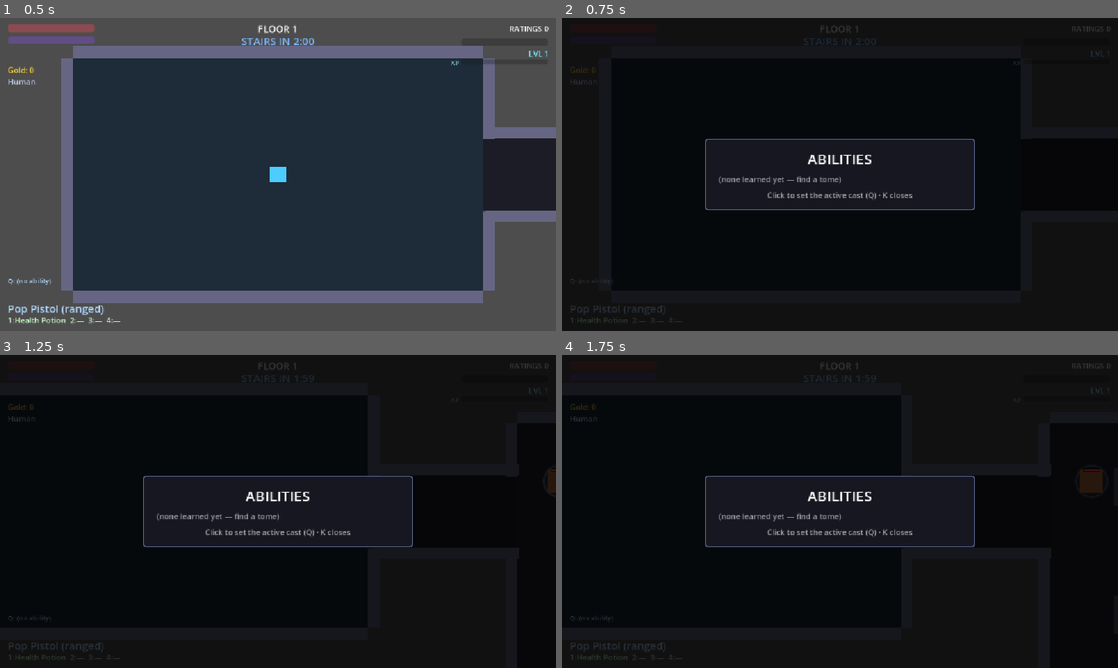
Above: before the commit, frames 1-4 (two rows, left to right).
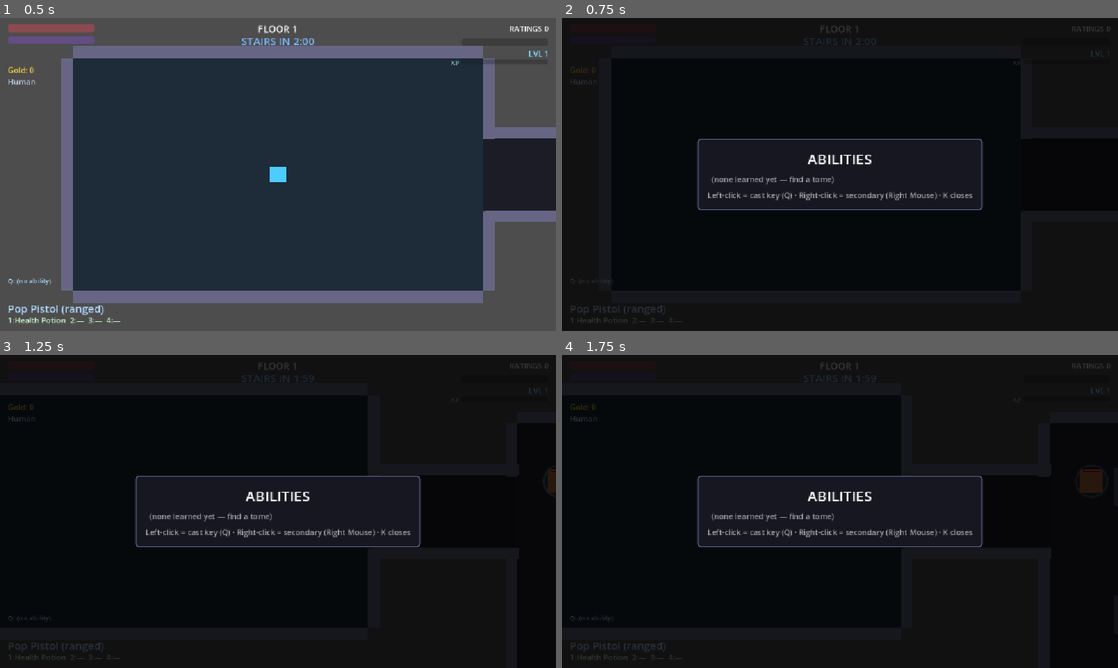
Above: after the commit, the same moments.

Repository: nderman/dungeon-grinder-cal
Game: Godot game, scene res://Floor.tscn
Same seed, same stepped clock (60 frames per second), same inputs: the game is played once before the commit and once after it.
Inputs (mouse positions are in pixels of both pictures, inside the frame that each line leads up to):
- Up to frame 1 (0.5 s): no input
- Up to frame 2 (0.75 s): tap Enter (ui_accept) at 0.5 s; move the mouse to (962, 158) at 0.52 s; hold D (move_right) from 0.53 s (still down); hold K (abilities) from 0.53 s (still down)
- Up to frame 3 (1.25 s): keep holding D (move_right); keep holding K (abilities); tap Enter (ui_accept) at 0.77, 1.07 s; click (400, 495) at 0.8 s
- Up to frame 4 (1.75 s): release D (move_right) at 1.25 s; release K (abilities) at 1.25 s; tap Enter (ui_accept) at 1.25 s; drag from (728, 527) to (812, 574) at 1.27 s

Frame 1 is identical in both runs. In frame 2, 0.9% of the frame differs, in the area x 24-76%, y 38-62%; in frame 3, 1.2%; in frame 4, 1.2%.

Commit message:
Right-Mouse secondary ability cast (bindable in the Abilities panel)
Right-click was dead (a vestigial swap_weapon action) — renamed it to
cast_secondary (RMB) and wired a second bindable cast alongside Q. GameManager
gains secondary_ability + select_secondary_ability (binds a known ability,
re-binding the same one toggles it off); Player casts it on RMB. The Abilities
panel (K) now binds with two buttons: left-click = cast key (Q), right-click =
secondary (Right Mouse), shown with [Q]/[R] markers. Reset on a new run.
test_ability_bind covers the bind/rebind/toggle/unknown paths.

Co-Authored-By: Claude Opus 4.8 (1M context) <noreply@anthropic.com>

Diff:
--- a/game-client/entities/player/Player.gd
+++ b/game-client/entities/player/Player.gd
@@ -178,6 +178,8 @@
 		_abilities_panel.toggle()
 	elif event.is_action_pressed("nano"):
 		cast_active_ability()
+	elif event.is_action_pressed("cast_secondary"):
+		cast_ability(GameManager.secondary_ability)   # Right-Mouse: the second bindable cast ("" = unbound, no-op)
 
 # The equipped weapon's type decides the attack — ranged weapons fire, melee weapons swing.
 func _current_weapon() -> Dictionary:
--- a/game-client/project.godot
+++ b/game-client/project.godot
@@ -102,7 +102,7 @@
 "events": [Object(InputEventKey,"resource_local_to_scene":false,"resource_name":"","device":-1,"window_id":0,"alt_press …(190 unchanged characters)…
 ]
 }
-swap_weapon={
+cast_secondary={
 "deadzone": 0.5,
 "events": [Object(InputEventMouseButton,"resource_local_to_scene":false,"resource_name":"","device":-1,"window_id":0,"a …(253 unchanged characters)…
 ]
--- a/game-client/scripts/autoloads/GameManager.gd
+++ b/game-client/scripts/autoloads/GameManager.gd
@@ -121,7 +121,8 @@
 # run (permanent identity); tomes found mid-crawl are learned per-run. Abilities level by USE.
 var known_abilities: Array[String] = []   # AbilityLibrary ids the contestant can cast this run
 var granted_abilities: Array[String] = []  # ids granted by currently-equipped gear (lost on unequip; ≠ learned)
-var selected_ability: String = ""         # the one the cast key (Q) fires
+var selected_ability: String = ""          # the one the cast key (Q) fires
+var secondary_ability: String = ""          # the one Right-Mouse fires (a second bindable cast)
 var ability_uses: Dictionary = {}          # id -> times cast this run (drives level-on-use)
 
 signal rating_changed(new_value: int)
@@ -445,6 +446,13 @@
 	if id in known_abilities and id != selected_ability:
 		selected_ability = id
 		abilities_changed.emit()
+
+# Bind a known ability to the Right-Mouse cast (the secondary). Toggle off if it's already bound there.
+func select_secondary_ability(id: String) -> void:
+	if id not in known_abilities:
+		return
+	secondary_ability = "" if id == secondary_ability else id
+	abilities_changed.emit()
 
 # Tally a cast; emit only when it crosses a level boundary (HUD/panel refresh).
 func register_ability_use(id: String) -> void:
@@ -629,6 +637,7 @@
 	known_abilities.clear()
 	granted_abilities.clear()
 	selected_ability = ""
+	secondary_ability = ""
 	ability_uses.clear()
 	is_run_active = true
 	MetaManager.reset_run_cache()
--- a/game-client/tests/TestRunner.gd
+++ b/game-client/tests/TestRunner.gd
@@ -26,6 +26,7 @@
 	preload("res://tests/test_granted_abilities.gd"),
 	preload("res://tests/test_hotbar.gd"),
 	preload("res://tests/test_tome_levelup.gd"),
+	preload("res://tests/test_ability_bind.gd"),
 ]
 
 func _ready() -> void:
--- /dev/null
+++ b/game-client/tests/test_ability_bind.gd
@@ -0,0 +1,22 @@
+extends TestCase
+# Right-Mouse secondary ability binding: only a KNOWN ability binds, re-binding the same one toggles
+# it off, and an unknown id is ignored. (Primary/Q binding is select_ability, covered by play.)
+func _init() -> void: test_name = "ability_bind"
+
+func run() -> void:
+	var saved_known := GameManager.known_abilities.duplicate()
+	var saved_sec := GameManager.secondary_ability
+	GameManager.known_abilities = ["ground_slam", "blink"]
+	GameManager.secondary_ability = ""
+
+	GameManager.select_secondary_ability("blink")
+	eq(GameManager.secondary_ability, "blink", "right-click binds a known ability to the secondary cast")
+	GameManager.select_secondary_ability("ground_slam")
+	eq(GameManager.secondary_ability, "ground_slam", "binding a different ability rebinds it")
+	GameManager.select_secondary_ability("ground_slam")
+	eq(GameManager.secondary_ability, "", "re-binding the same ability toggles the secondary off")
+	GameManager.select_secondary_ability("fireball")   # not in known_abilities
+	eq(GameManager.secondary_ability, "", "an unknown ability can't be bound")
+
+	GameManager.known_abilities = saved_known
+	GameManager.secondary_ability = saved_sec
--- a/game-client/ui/AbilitiesPanel.gd
+++ b/game-client/ui/AbilitiesPanel.gd
@@ -13,7 +13,7 @@
 	_list = VBoxContainer.new()
 	_list.add_theme_constant_override("separation", 6)
 	box.add_child(_list)
-	add_hint(box, "Click to set the active cast (Q) · K closes")
+	add_hint(box, "Left-click = cast key (Q) · Right-click = secondary (Right Mouse) · K closes")
 	GameManager.abilities_changed.connect(func(): if visible: _refresh())
 
 func _on_show() -> void:
@@ -36,7 +36,8 @@
 func _ability_card(id: String) -> Control:
 	var a := AbilityLibrary.get_ability(id)
 	var is_spell := AbilityLibrary.is_spell(id)
-	var selected := id == GameManager.selected_ability
+	var is_primary := id == GameManager.selected_ability
+	var is_secondary := id == GameManager.secondary_ability
 
 	var card := PanelContainer.new()
 	var sb := StyleBoxFlat.new()
@@ -44,7 +45,7 @@
 	sb.set_content_margin_all(8)
 	sb.set_corner_radius_all(4)
 	sb.set_border_width_all(2)
-	sb.border_color = Color(0.95, 0.8, 0.35) if selected else Color(0.3, 0.3, 0.36)
+	sb.border_color = Color(0.95, 0.8, 0.35) if (is_primary or is_secondary) else Color(0.3, 0.3, 0.36)
 	card.add_theme_stylebox_override("panel", sb)
 	card.mouse_filter = Control.MOUSE_FILTER_STOP
 
@@ -52,8 +53,10 @@
 	v.add_theme_constant_override("separation", 1)
 	card.add_child(v)
 
+	# Bind markers: [Q] for the primary cast, [R] for the Right-Mouse secondary.
+	var bind := ("[Q] " if is_primary else "") + ("[R] " if is_secondary else "")
 	var head := Label.new()
-	head.text = "%s%s   Lv %d" % ["* " if selected else "", String(a.get("name", id)), GameManager.ability_level(id)]
+	head.text = "%s%s   Lv %d" % [bind, String(a.get("name", id)), GameManager.ability_level(id)]
 	head.add_theme_font_size_override("font_size", 18)
 	head.modulate = Color(0.55, 0.8, 1.0) if is_spell else Color(1.0, 0.7, 0.45)
 	v.add_child(head)
@@ -72,6 +75,9 @@
 	v.add_child(desc)
 
 	card.gui_input.connect(func(e: InputEvent) -> void:
-		if e is InputEventMouseButton and e.pressed and e.button_index == MOUSE_BUTTON_LEFT:
-			GameManager.select_ability(id))
+		if e is InputEventMouseButton and e.pressed:
+			if e.button_index == MOUSE_BUTTON_LEFT:
+				GameManager.select_ability(id)            # left-click → cast key (Q)
+			elif e.button_index == MOUSE_BUTTON_RIGHT:
+				GameManager.select_secondary_ability(id))   # right-click → Right-Mouse cast
 	return card
Not shown, added: game-client/tests/test_ability_bind.gd.uid
